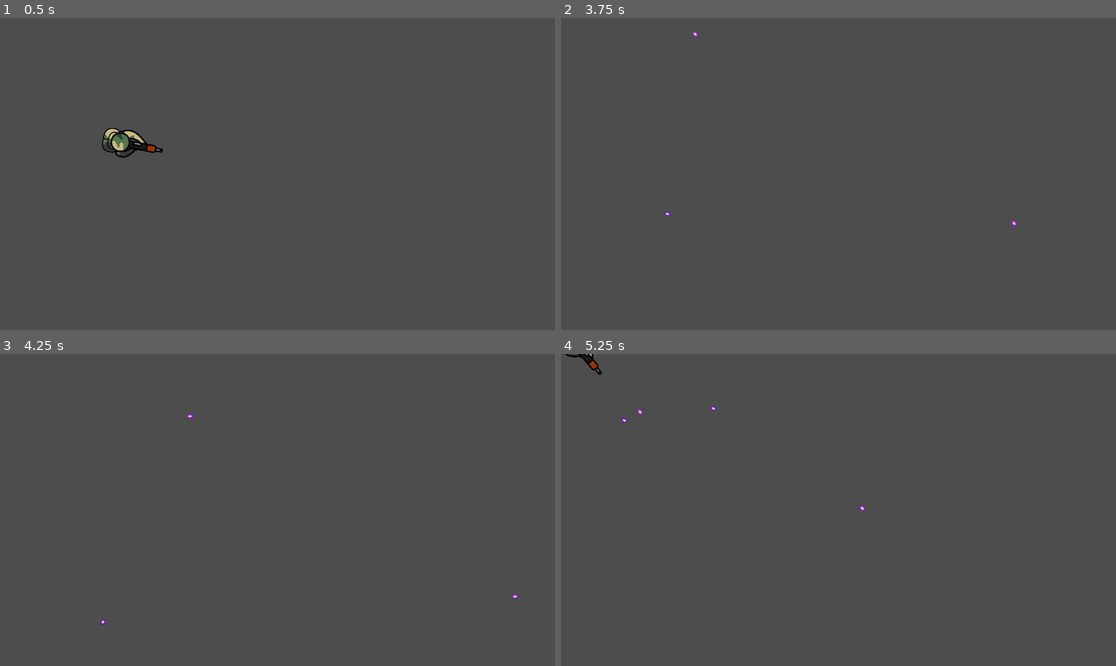
Above: before the commit, frames 1-4 (two rows, left to right).
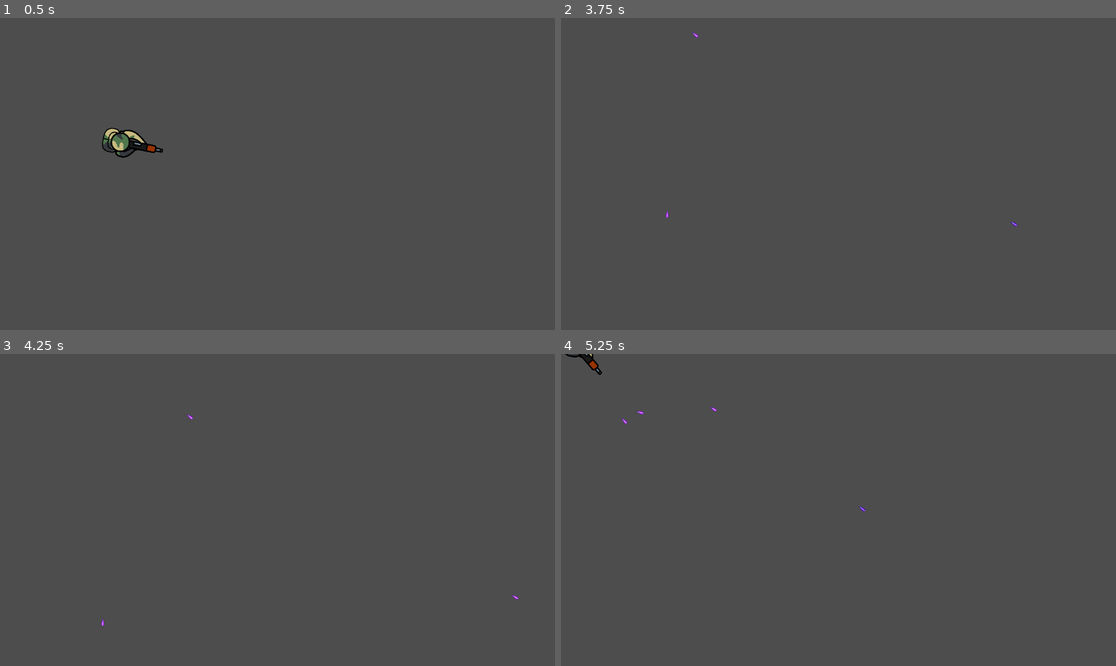
Above: after the commit, the same moments.

Repository: TarikPonciano/Top-Down-Shooter-GamesForged
Game: Godot game, scene res://Scenes/fase_1.tscn
Two runs of this game, one before a commit and one after it. Both use one fixed random seed, a clock stepped at 60 frames per second and the inputs below. The project has no main scene, so this scene is started directly.
Inputs (mouse positions are in pixels of both pictures, inside the frame that each line leads up to):
- Up to frame 1 (0.5 s): no input
- Up to frame 2 (3.75 s): tap Enter at 0.5 s; move the mouse to (810, 236) at 0.52 s; press the mouse at (810, 236) at 0.53 s; hold W (andar_cima) 0.53-2.03 s; move the mouse to (1005, 220) at 1.27 s; release the mouse at (1005, 220) at 1.28 s; click (1005, 220) at 1.35 s; move the mouse to (672, 127) at 2.02 s; press the mouse at (672, 127) at 2.03 s; hold A (andar_esquerda) 2.03-3.53 s; move the mouse to (866, 174) at 2.77 s; release the mouse at (866, 174) at 2.78 s; click (866, 174) at 2.85 s; move the mouse to (755, 96) at 3.52 s; press the mouse at (755, 96) at 3.53 s; hold S (andar_baixo) from 3.53 s (still down)
- Up to frame 3 (4.25 s): keep holding S (andar_baixo)
- Up to frame 4 (5.25 s): move the mouse to (960, 494) at 4.27 s; release S (andar_baixo) at 4.28 s; release the mouse at (960, 494) at 4.28 s; hold D (andar_direita) 4.28-5.03 s; click (960, 494) at 4.35 s; move the mouse to (727, 525) at 5.02 s; press the mouse at (727, 525) at 5.03 s; hold W (andar_cima) from 5.03 s (still down)

Frame 1 is identical in both runs. In frame 2, less than 0.1% of the frame differs, in the area x 18-83%, y 4-67%; in frame 3, less than 0.1%; in frame 4, less than 0.1%, in the area x 10-55%, y 16-51%.

Commit message:
Som do tiro

Diff:
--- a/Assets/animacao_bala.tres
+++ b/Assets/animacao_bala.tres
@@ -1,6 +1,22 @@
 [gd_resource type="SpriteFrames" format=3 uid="uid://cydw05ftx8lql"]
 
 [ext_resource type="Texture2D" uid="uid://ccsvsvdlkpy70" path="res://Assets/All_Fire_Bullet_Pixel_16x16_05.png" id="1_nakf7"]
+
+[sub_resource type="AtlasTexture" id="AtlasTexture_yjsjf"]
+atlas = ExtResource("1_nakf7")
+region = Rect2(256, 128, 16, 16)
+
+[sub_resource type="AtlasTexture" id="AtlasTexture_gidij"]
+atlas = ExtResource("1_nakf7")
+region = Rect2(272, 128, 16, 16)
+
+[sub_resource type="AtlasTexture" id="AtlasTexture_6k7yn"]
+atlas = ExtResource("1_nakf7")
+region = Rect2(288, 128, 16, 16)
+
+[sub_resource type="AtlasTexture" id="AtlasTexture_3hb1k"]
+atlas = ExtResource("1_nakf7")
+region = Rect2(304, 128, 16, 16)
 
 [sub_resource type="AtlasTexture" id="AtlasTexture_et1n4"]
 atlas = ExtResource("1_nakf7")
@@ -30,6 +46,23 @@
 animations = [{
 "frames": [{
 "duration": 1.0,
+"texture": SubResource("AtlasTexture_yjsjf")
+}, {
+"duration": 1.0,
+"texture": SubResource("AtlasTexture_gidij")
+}, {
+"duration": 1.0,
+"texture": SubResource("AtlasTexture_6k7yn")
+}, {
+"duration": 1.0,
+"texture": SubResource("AtlasTexture_3hb1k")
+}],
+"loop": true,
+"name": &"bala_2",
+"speed": 5.0
+}, {
+"frames": [{
+"duration": 1.0,
 "texture": SubResource("AtlasTexture_et1n4")
 }, {
 "duration": 1.0,
--- a/Scenes/Bala.tscn
+++ b/Scenes/Bala.tscn
@@ -11,8 +11,9 @@
 
 [node name="AnimatedSprite2D" type="AnimatedSprite2D" parent="." unique_id=1038217873]
 sprite_frames = ExtResource("1_et1n4")
-autoplay = "default"
-frame_progress = 0.27170697
+animation = &"bala_2"
+autoplay = "bala_2"
+frame_progress = 0.6464952
 
 [node name="CollisionShape2D" type="CollisionShape2D" parent="." unique_id=1133580495]
 shape = SubResource("CircleShape2D_et1n4")
--- a/Scenes/Jogador.tscn
+++ b/Scenes/Jogador.tscn
@@ -4,6 +4,7 @@
 [ext_resource type="Texture2D" uid="uid://bc1372t5u8hrm" path="res://Assets/Skins.png" id="1_0up15"]
 [ext_resource type="Texture2D" uid="uid://dbi7hcd7adqih" path="res://Assets/Weapons.png" id="2_0ddml"]
 [ext_resource type="PackedScene" uid="uid://brsqkwqougj6" path="res://Scenes/Bala.tscn" id="2_mspdc"]
+[ext_resource type="AudioStream" uid="uid://dvwkyfu8reaxp" path="res://Assets/AK-47-Gun-Sound-Effects-I-Machine-Gun-Sound-Effects-Rapid-Fire-Sound-Effect-_youtube_.ogg" id="5_let3y"]
 
 [sub_resource type="CircleShape2D" id="CircleShape2D_0up15"]
 radius = 28.442924
@@ -69,3 +70,7 @@
 
 [node name="PontaDaArma" type="Marker2D" parent="." unique_id=1959592987]
 position = Vector2(90, 0)
+
+[node name="SomDoTiro" type="AudioStreamPlayer2D" parent="." unique_id=1022471402]
+stream = ExtResource("5_let3y")
+pitch_scale = 0.8
--- a/Scripts/jogador.gd
+++ b/Scripts/jogador.gd
@@ -4,8 +4,9 @@
 var direcao = Vector2.ZERO
 
 @onready var ponta_arma = $PontaDaArma
+@export var bala_cena: PackedScene
 
-@export var bala_cena: PackedScene
+@onready var som_tiro = $SomDoTiro
 
 func _physics_process(delta: float) -> void:
 
@@ -27,8 +28,17 @@
 	nova_bala.global_position = ponta_arma.global_position
 	nova_bala.direcao = (ponta_arma.global_position - global_position).normalized()
 
+	#Ajuste necessário para balas que não são redondas
+	nova_bala.look_at(get_global_mouse_position())
+
 	#3. Adicionar a bala na fase
 	get_tree().current_scene.add_child(nova_bala)
+
+	#Tocar som do tiro
+
+	som_tiro.play(1)
+	await get_tree().create_timer(0.1).timeout
+	som_tiro.stop()
 
 func mover():
 
Not shown, added: Assets/AK-47-Gun-Sound-Effects-I-Machine-Gun-Sound-Effects-Rapid-Fire-Sound-Effect-_youtube_.ogg.import
Not shown, added: Assets/AK-47-Gun-Sound-Effects-I-Machine-Gun-Sound-Effects-Rapid-Fire-Sound-Effect-_youtube_.ogg
